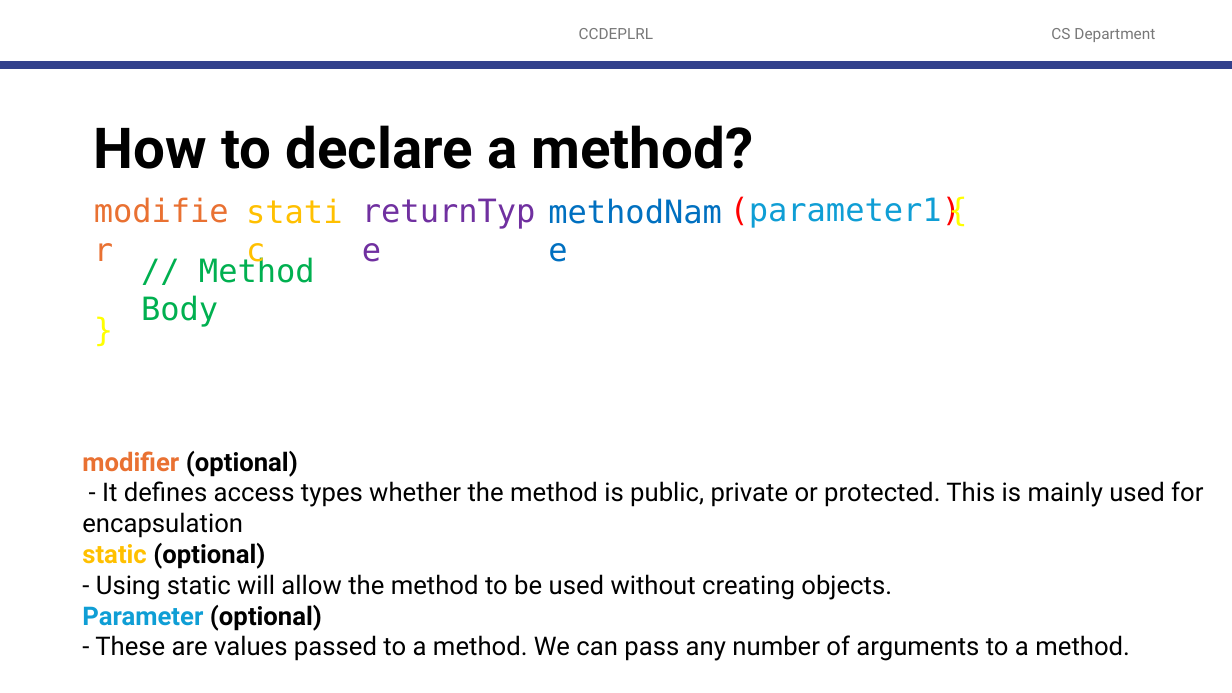
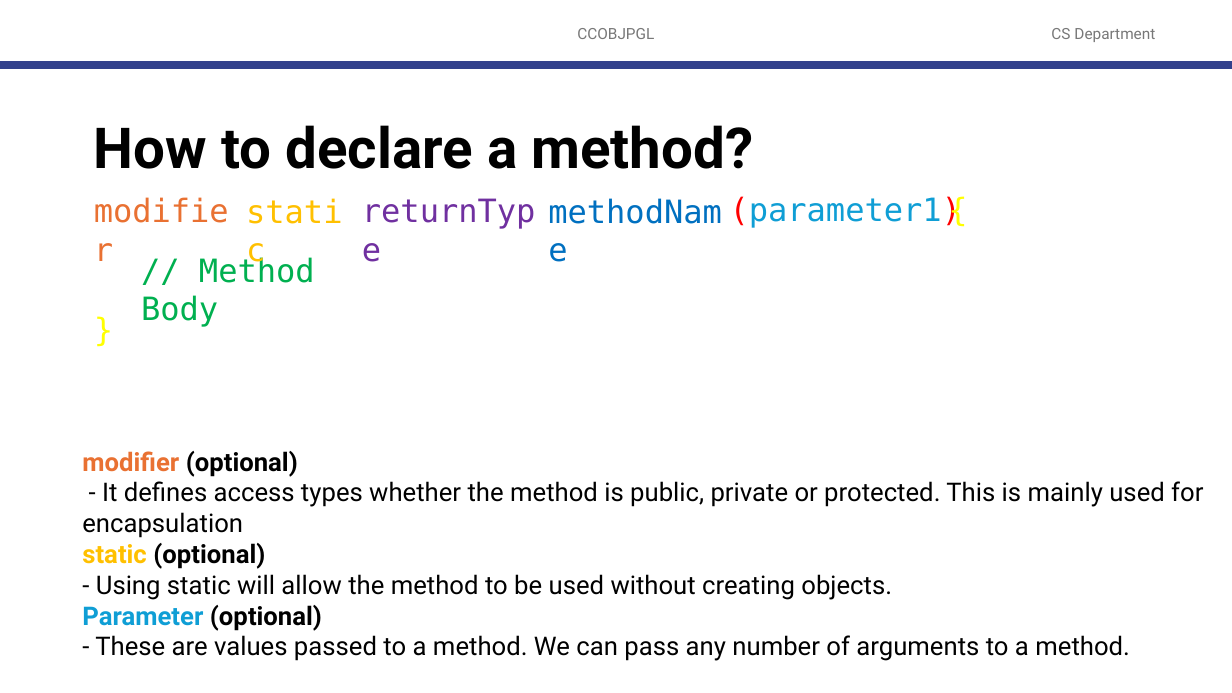
Before and after one commit to robitussin/CCOBJPGL, a slide deck: slide 13 of 1 - Fundamentals of Object Oriented Programming/class_methods/Class Methods.pptx. Drawn at 1232x693 pixels with LibreOffice and Linux fonts; fonts in the diff are those of the drawing; background and template pictures are left out. Boxes give left, top, right and bottom in pixels: in the first picture for what was removed or moved away, otherwise in the second. Text is boxed around its words. In the diff, an @@ line names an element or a change of style, - is before the commit and + after.

```diff
--- a/1 - Fundamentals of Object Oriented Programming/class_methods/Class Methods.pptx
+++ b/1 - Fundamentals of Object Oriented Programming/class_methods/Class Methods.pptx
@@ text at <box>577,28,654,39</box>: text changed @@
-CCDEPLRL
+CCOBJPGL
```
Also in this commit, not shown: 13 other slides changed, 1 other file.
